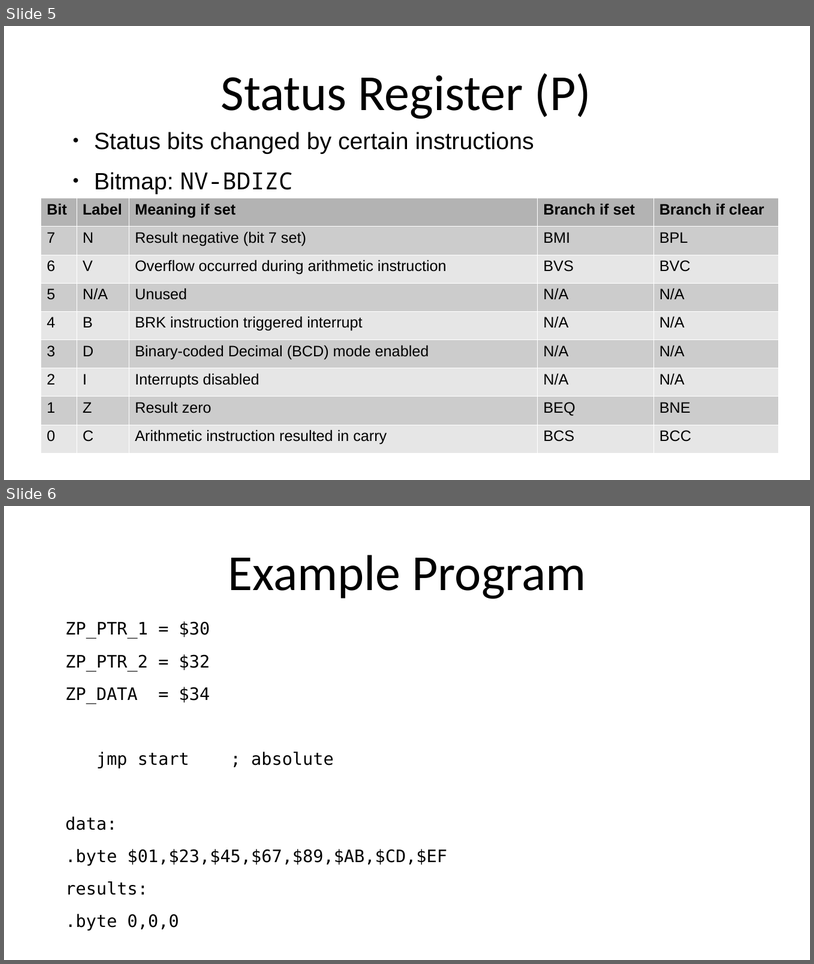
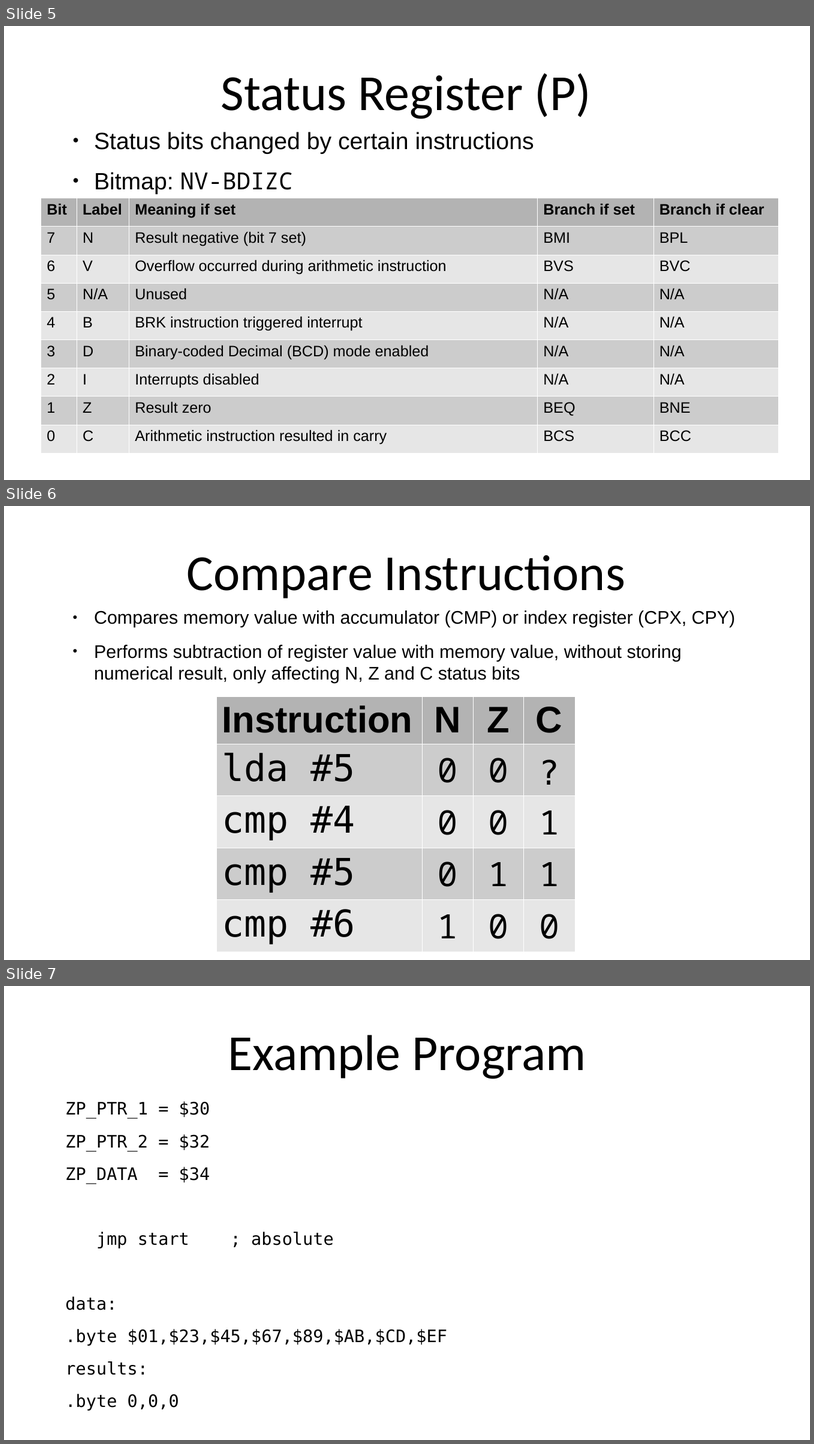
Before and after one commit to SlithyMatt/x16-assembly-tutorial, a slide deck: Lesson3/Lesson3.odp. Shown one above the other, each under a label of ours: slides 5 and 6 before the commit, slides 5, 6 and 7 after it. The pictures are 814x964 and 814x1444 pixels, drawn with LibreOffice and Linux fonts; fonts in the diff are those of the drawing. Boxes give left, top, right and bottom in pixels: in the first picture for what was removed or moved away, otherwise in the second. Text is boxed around its words. In the diff, an @@ line names an element or a change of style, - is before the commit and + after.

Commit message:
created compare slide

```diff
--- a/Lesson3/Lesson3.odp
+++ b/Lesson3/Lesson3.odp
@@ slide 6 added at <box>4,506,810,960</box>, background #FFFFFF @@
@@ title added at <box>186,555,626,598</box>, 60 pt, text #000000 @@
+Compare Instructions
@@ text added at <box>94,610,736,683</box>, 21.7 pt, text #000000 @@
+● Compares memory value with accumulator (CMP) or index register (CPX, CPY)
+● Performs subtraction of register value with memory value, without storing numerical result, only affecting N, Z and C status bits
@@ table added at <box>216,696,576,946</box>, 5 rows, 4 columns @@
+Instruction | N | Z | C
+lda #5 | 0 | 0 | ?
+cmp #4 | 0 | 0 | 1
+cmp #5 | 0 | 1 | 1
+cmp #6 | 1 | 0 | 0
@@ what was slide 6 is now slide 7 @@
```
